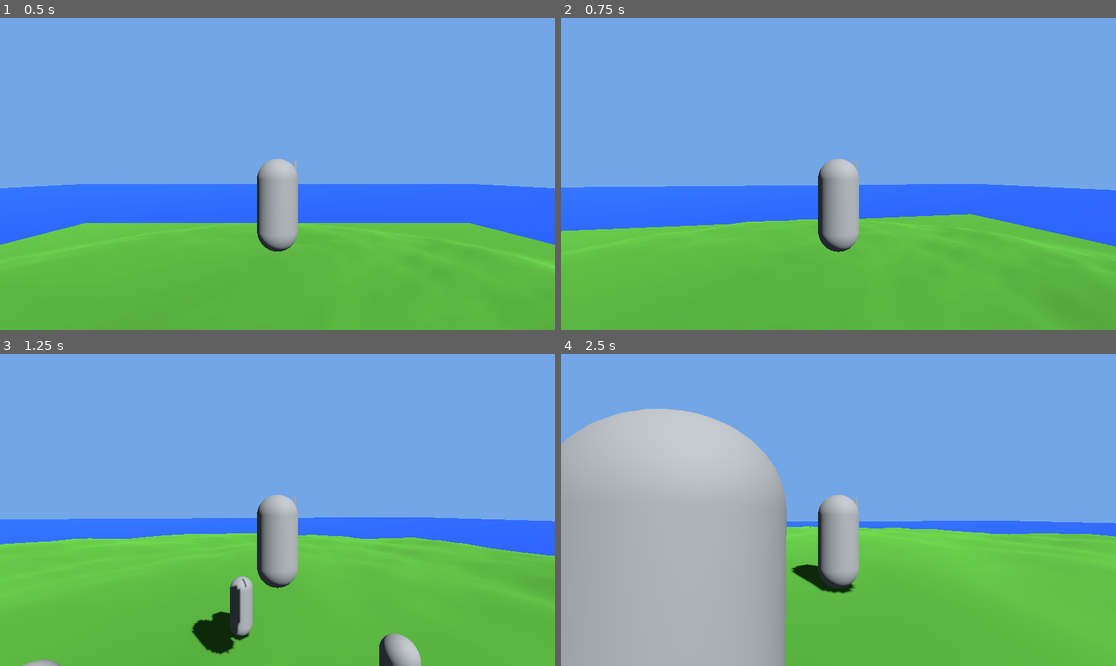
Above: before the commit, frames 1-4 (two rows, left to right).
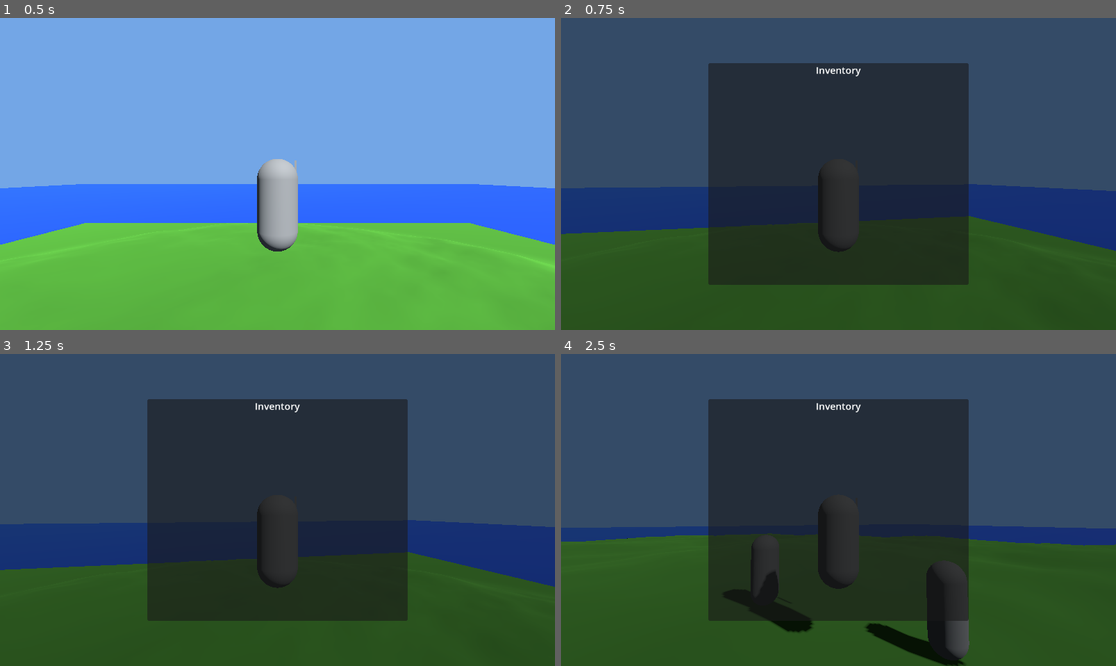
Above: after the commit, the same moments.

Repository: cpeter41/mingusbreath
Game: Godot game, scene res://scenes/dev/test_island.tscn
Two runs of this game, one before a commit and one after it. Both use one fixed random seed, a clock stepped at 60 frames per second and the inputs below.
Inputs (mouse positions are in pixels of both pictures, inside the frame that each line leads up to):
- Up to frame 1 (0.5 s): no input
- Up to frame 2 (0.75 s): tap Enter at 0.5 s; move the mouse to (866, 174) at 0.52 s; hold W (move_forward) from 0.53 s (still down); tap Tab at 0.6 s
- Up to frame 3 (1.25 s): keep holding W (move_forward); tap Space (jump) at 0.77 s
- Up to frame 4 (2.5 s): keep holding W (move_forward); move the mouse to (810, 510) at 1.27 s; click (810, 510) at 1.35 s; tap Space (jump) at 1.52 s; tap Tab at 1.55, 2.3 s; move the mouse to (849, 503) at 2.02 s; hold Shift (sprint) from 2.03 s (still down)

Frame 1 is identical in both runs. In frame 2, 100% of the frame differs, in the area x 0-100%, y 0-100%; in frame 3, 99%; in frame 4, 100%.
Error after the commit: Invalid access to property or key 'slots' on a base object of type 'null instance'. (res://scripts/ui/inventory_screen.gd:70)

Commit message:
Phase 3 step 7: InventoryScreen
- scripts/ui/inventory_screen.gd: CanvasLayer grid of slots, Tab toggles,
  pauses world on open, mouse released, hover tooltips from ItemDef.description
- scripts/ui/hud.gd: mount InventoryScreen as child
- scripts/player/player.gd: add_to_group("player") so InventoryScreen can find it

Co-Authored-By: Claude Sonnet 4.6 <noreply@anthropic.com>

Diff:
--- a/scripts/player/player.gd
+++ b/scripts/player/player.gd
@@ -14,6 +14,7 @@
 
 
 func _ready() -> void:
+	add_to_group("player")
 	Input.set_mouse_mode(Input.MOUSE_MODE_CAPTURED)
 
 func take_pickup(item_id: StringName, count: int) -> void:
--- a/scripts/ui/hud.gd
+++ b/scripts/ui/hud.gd
@@ -1,7 +1,8 @@
 class_name HUD
 extends CanvasLayer
 
-const SkillToastScript := preload("res://scripts/ui/skill_toast.gd")
+const SkillToastScript      := preload("res://scripts/ui/skill_toast.gd")
+const InventoryScreenScript := preload("res://scripts/ui/inventory_screen.gd")
 
 var _pickup_label: Label
 var _pickup_tween: Tween
@@ -12,6 +13,9 @@
 
 	var toast := SkillToastScript.new()
 	add_child(toast)
+
+	var inv_screen := InventoryScreenScript.new()
+	add_child(inv_screen)
 
 	_pickup_label = Label.new()
 	_pickup_label.anchor_left   = 0.0
--- /dev/null
+++ b/scripts/ui/inventory_screen.gd
@@ -0,0 +1,119 @@
+class_name InventoryScreen
+extends CanvasLayer
+
+const COLS := 5
+const SLOT_SIZE := Vector2(100, 72)
+
+var _grid: GridContainer
+var _tooltip: Label
+
+func _ready() -> void:
+	process_mode = Node.PROCESS_MODE_ALWAYS
+	layer = 20
+	visible = false
+	_build_ui()
+
+func _build_ui() -> void:
+	var backdrop := ColorRect.new()
+	backdrop.color = Color(0.0, 0.0, 0.0, 0.55)
+	backdrop.set_anchors_preset(Control.PRESET_FULL_RECT)
+	add_child(backdrop)
+
+	var panel := PanelContainer.new()
+	panel.anchor_left   = 0.5
+	panel.anchor_right  = 0.5
+	panel.anchor_top    = 0.5
+	panel.anchor_bottom = 0.5
+	panel.offset_left   = -270.0
+	panel.offset_right  =  270.0
+	panel.offset_top    = -230.0
+	panel.offset_bottom =  230.0
+	add_child(panel)
+
+	var vbox := VBoxContainer.new()
+	vbox.add_theme_constant_override("separation", 8)
+	panel.add_child(vbox)
+
+	var title := Label.new()
+	title.text = "Inventory"
+	title.horizontal_alignment = HORIZONTAL_ALIGNMENT_CENTER
+	title.add_theme_font_size_override("font_size", 20)
+	vbox.add_child(title)
+
+	_grid = GridContainer.new()
+	_grid.columns = COLS
+	_grid.add_theme_constant_override("h_separation", 4)
+	_grid.add_theme_constant_override("v_separation", 4)
+	vbox.add_child(_grid)
+
+	# Tooltip label — floats above grid, hidden until hover
+	_tooltip = Label.new()
+	_tooltip.visible = false
+	_tooltip.z_index = 10
+	_tooltip.add_theme_font_size_override("font_size", 14)
+	_tooltip.add_theme_color_override("font_color", Color.WHITE)
+	var tp_bg := StyleBoxFlat.new()
+	tp_bg.bg_color = Color(0.1, 0.1, 0.1, 0.9)
+	tp_bg.set_corner_radius_all(4)
+	tp_bg.content_margin_left   = 6
+	tp_bg.content_margin_right  = 6
+	tp_bg.content_margin_top    = 4
+	tp_bg.content_margin_bottom = 4
+	_tooltip.add_theme_stylebox_override("normal", tp_bg)
+	add_child(_tooltip)
+
+func _rebuild_slots() -> void:
+	for child in _grid.get_children():
+		child.queue_free()
+
+	var player := get_tree().get_first_node_in_group("player")
+	var slots: Array = player.inventory.slots if player else []
+
+	var total := InventoryScreen._ceil_to_grid(maxi(slots.size(), 1), COLS)
+	for i in range(total):
+		var slot_panel := PanelContainer.new()
+		slot_panel.custom_minimum_size = SLOT_SIZE
+
+		var label := Label.new()
+		label.horizontal_alignment = HORIZONTAL_ALIGNMENT_CENTER
+		label.vertical_alignment   = VERTICAL_ALIGNMENT_CENTER
+
+		if i < slots.size():
+			var entry: Dictionary = slots[i]
+			var def = InventoryRegistry.get_item(entry["item_id"])
+			var name_str: String = def.display_name if def != null else str(entry["item_id"])
+			label.text = "%s\nx%d" % [name_str, entry["count"]]
+			var desc: String = def.description if def != null else ""
+			if desc != "":
+				slot_panel.mouse_entered.connect(_show_tooltip.bind(desc, slot_panel))
+				slot_panel.mouse_exited.connect(_hide_tooltip)
+
+		slot_panel.add_child(label)
+		_grid.add_child(slot_panel)
+
+func _show_tooltip(desc: String, anchor: Control) -> void:
+	_tooltip.text = desc
+	_tooltip.visible = true
+	# Position just above the slot
+	var pos := anchor.get_global_rect().position
+	_tooltip.position = pos + Vector2(0, -50)
+
+func _hide_tooltip() -> void:
+	_tooltip.visible = false
+
+func _unhandled_input(event: InputEvent) -> void:
+	if event is InputEventKey and event.pressed and not event.echo:
+		if event.keycode == KEY_TAB:
+			_toggle()
+
+func _toggle() -> void:
+	visible = !visible
+	get_tree().paused = visible
+	if visible:
+		_rebuild_slots()
+		Input.set_mouse_mode(Input.MOUSE_MODE_VISIBLE)
+	else:
+		Input.set_mouse_mode(Input.MOUSE_MODE_CAPTURED)
+
+static func _ceil_to_grid(n: int, cols: int) -> int:
+	return int(ceil(float(n) / cols)) * cols
